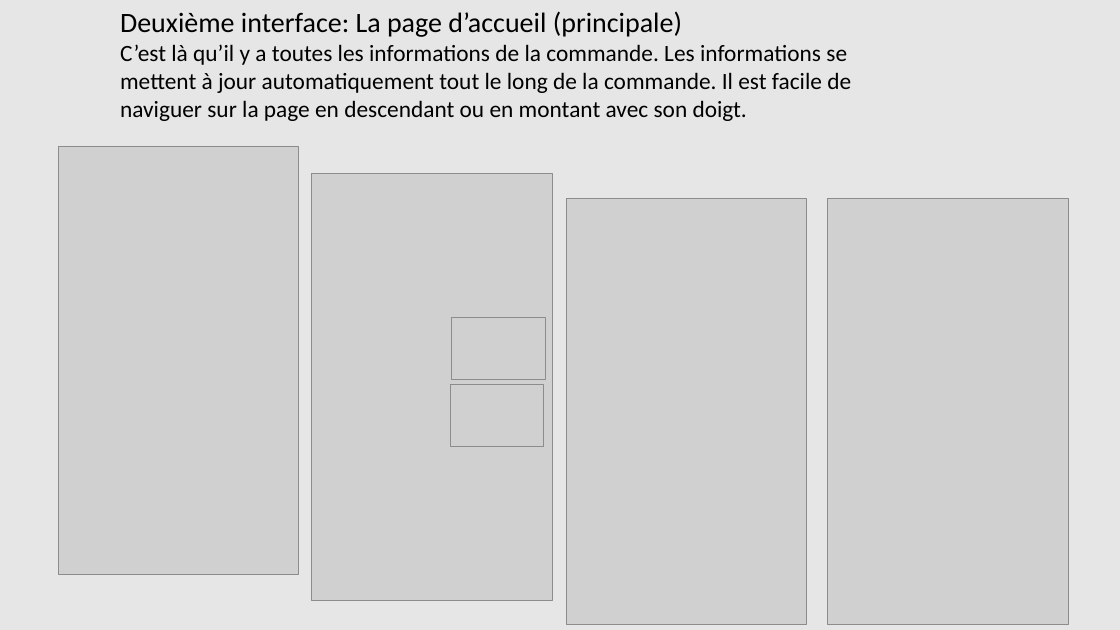
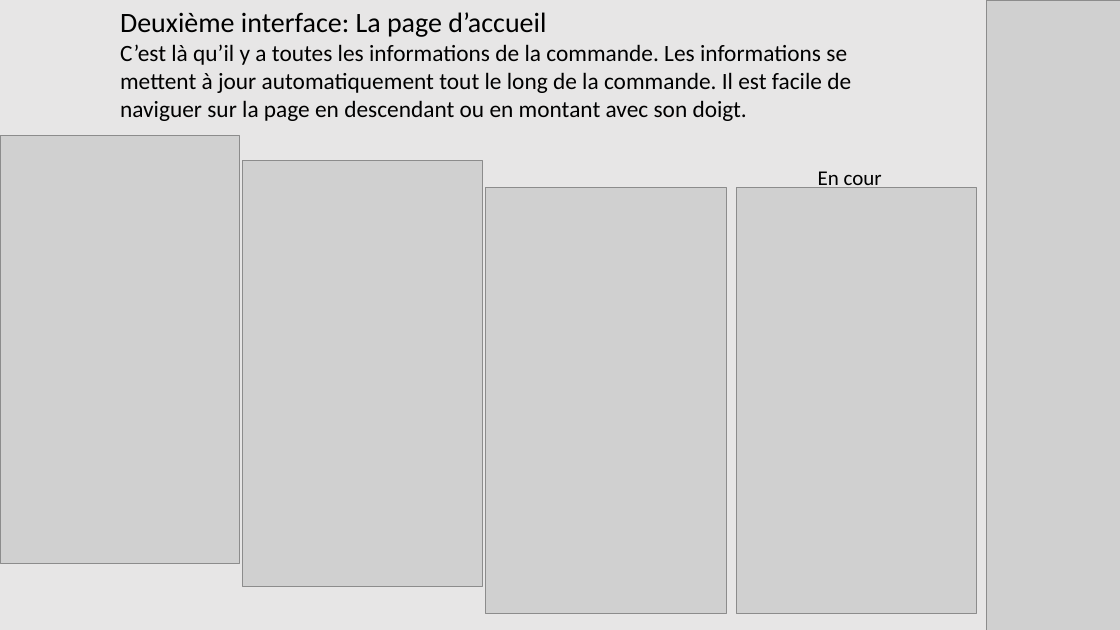
Before and after one commit to MaximeRoy1733837/ESP, a slide deck: slide 2 of diagramme/interfaceSprite2.pptx. Drawn at 1120x630 pixels with LibreOffice and Linux fonts; fonts in the diff are those of the drawing; grey boxes stand for pictures. Boxes give left, top, right and bottom in pixels: in the first picture for what was removed or moved away, otherwise in the second. Text is boxed around its words. In the diff, an @@ line names an element or a change of style, - is before the commit and + after.

Commit message:
continuer interface pour sprite 2 et modifier backlog pour sprint 2

```diff
--- a/diagramme/interfaceSprite2.pptx
+++ b/diagramme/interfaceSprite2.pptx
@@ text at <box>120,12,546,37</box>: text changed @@
-Deuxième interface: La page d’accueil (principale)
+Deuxième interface: La page d’accueil
@@ picture added at <box>987,0,1120,630</box> @@
@@ picture: place and size @@
-picture at <box>58,146,297,575</box>
+picture at <box>0,136,239,565</box>
@@ picture: place and size @@
-picture at <box>312,174,552,601</box>
+picture at <box>243,160,482,587</box>
@@ text added at <box>818,171,882,188</box>, 18 pt, text #000000 @@
+En cour
@@ picture: place and size @@
-picture at <box>566,198,807,624</box>
+picture at <box>486,187,727,613</box>
@@ picture: place and size @@
-picture at <box>828,198,1068,624</box>
+picture at <box>736,187,976,613</box>
@@ picture removed at <box>452,318,545,380</box> @@
@@ picture removed at <box>450,385,544,447</box> @@
```
Also in this commit, not shown: 4 other slides changed, 2 other files.
